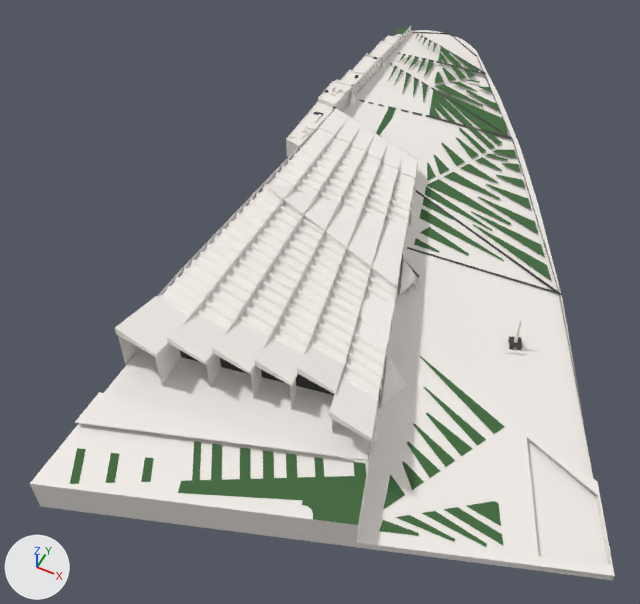
One commit to the glTF model 20250702_museum_for_mb.glb: the scene before it, then after it.
One viewpoint serves both versions: a camera (50 mm lens) standing at (309.0, -349.0, 621.0) and looking at (60.0, 149.0, -1.0). Arrows for +X, +Y and +Z are at lower left; the lights stay in place. Where no turn or scale is listed for an object, it has been applied to the vertices.
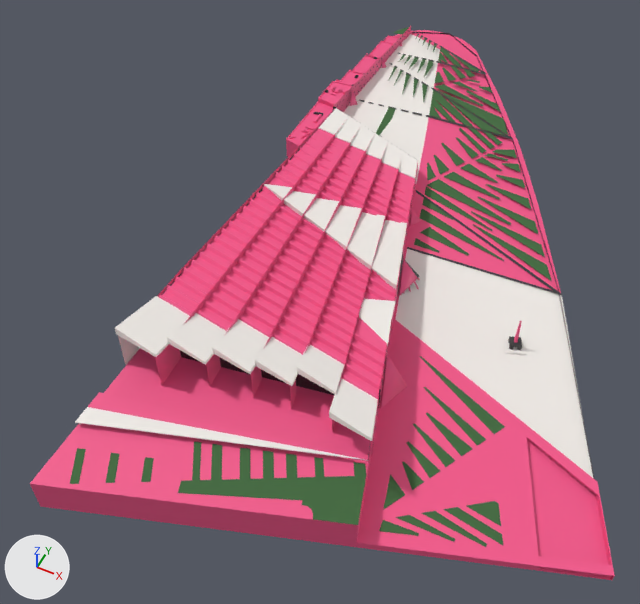
The change, as a list of edits to the scene's bpy script:
```text
Change mat_base_2:
    mat_base_2.base_color: (0.896, 0.855, 0.815) -> (0.896, 0.091, 0.253)  # white #f3eee9 -> pink #f3558a
```

Boxes [x1, y1, x2, y2] around the edits, measured in the pictures (640 x 604 px):
'Plane.017', recoloured (white to pink)
    both: [30, 30, 611, 580]
'Plane.018', recoloured (white to pink)
    both: [159, 130, 415, 400]
'Plane.012', recoloured (white to pink)
    both: [279, 129, 415, 372]
'Plane.011', recoloured (white to pink)
    both: [155, 133, 399, 431]
'Plane.002', recoloured (white to pink)
    both: [286, 35, 404, 153]
'Plane.051', recoloured (white to pink)
    both: [526, 425, 615, 580]
'Plane.053', recoloured (white to pink)
    both: [350, 42, 420, 408]
'Plane.010', recoloured (white to pink)
    both: [118, 109, 370, 474]
'Plane.075', recoloured (white to pink)
    both: [333, 26, 418, 450]
'Plane.001', recoloured
    both: [511, 321, 522, 346]
